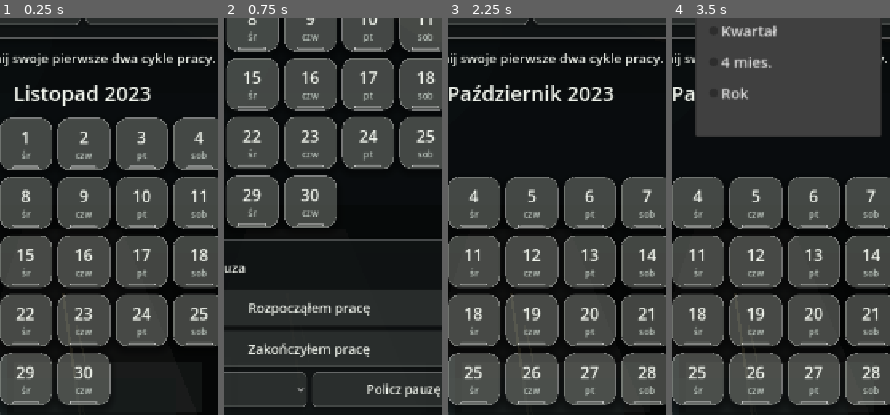
Above: before the commit, frames 1-4 (left to right).
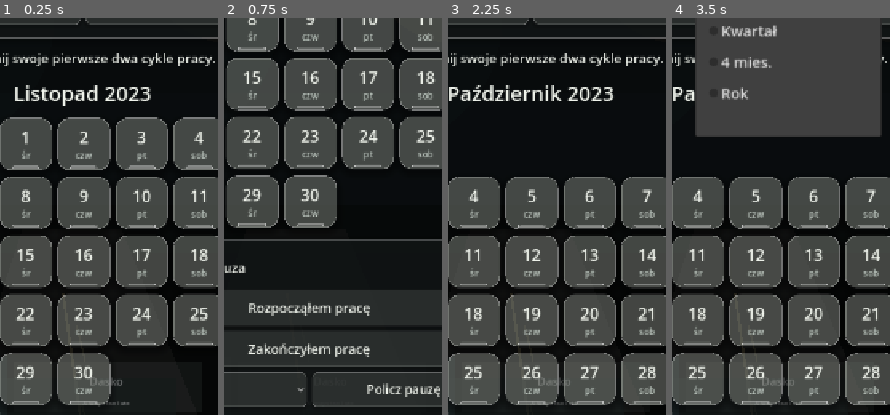
Above: after the commit, the same moments.

Repository: ElKlient/IDOL-Genesis
Game: Godot game, scene res://scenes/main.tscn
Two runs of this game, one before a commit and one after it. Both use one fixed random seed, a clock stepped at 60 frames per second and the inputs below.
Inputs:
- Up to frame 1 (0.25 s): no input
- Up to frame 2 (0.75 s): click "Zapisz i zamknij" at 0.5 s
- Up to frame 3 (2.25 s): click "Ustawienia" at 1.25 s; click "<" at 2 s
- Up to frame 4 (3.5 s): click "Miesiąc" at 2.75 s
The pictures show only the part of the screen within x 29-79%, y 21-71%; the shares and areas given below are measured in that part.

The runs differ from the first frame. In frame 1, 0.2% of the frame differs, in the area x 41-60%, y 90-98%; in frame 2, less than 0.1%; in frame 3, 0.2%; in frame 4, 0.2%.

Commit message:
Add trailer sign joke

Diff:
--- a/scripts/background_art.gd
+++ b/scripts/background_art.gd
@@ -61,3 +61,12 @@
 	draw_rect(Rect2(Vector2(0, 0), Vector2(w, h * 0.18)), Color(0.0, 0.0, 0.0, 0.16))
 	draw_rect(Rect2(Vector2(0, h * 0.82), Vector2(w, h * 0.18)), Color(0.0, 0.0, 0.0, 0.20))
 	draw_rect(Rect2(Vector2.ZERO, size), Color(0.0, 0.0, 0.0, 0.22))
+
+	var font := get_theme_default_font()
+	if font != null:
+		var sign_width := trailer.size.x * 0.68
+		var sign_x := trailer.position.x + trailer.size.x * 0.15
+		var sign_y := trailer.position.y + trailer.size.y * 0.48
+		var sign_color := Color(1.0, 1.0, 1.0, 0.52)
+		draw_string(font, Vector2(sign_x, sign_y), "Dasko", HORIZONTAL_ALIGNMENT_CENTER, sign_width, max(12, int(w * 0.026)), sign_color)
+		draw_string(font, Vector2(sign_x, sign_y + h * 0.025), "Always too late", HORIZONTAL_ALIGNMENT_CENTER, sign_width, max(8, int(w * 0.014)), sign_color)
